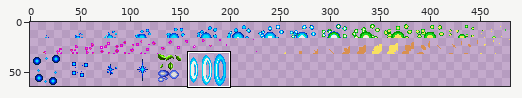
Two versions of one sprite sheet, gfx/common/particle.png. The first picture is a wide view before the edit; the outline marks the close-up.
Close-up. Before the edit:
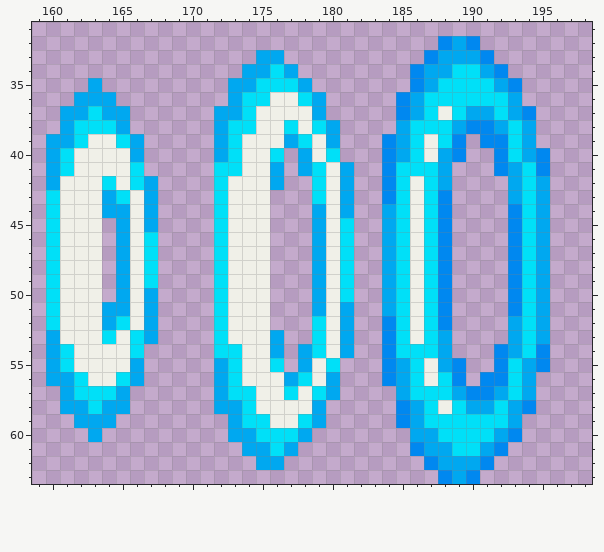
The file is 480x64 pixels. Shown: x 159..198, y 31..63.
After the commit:
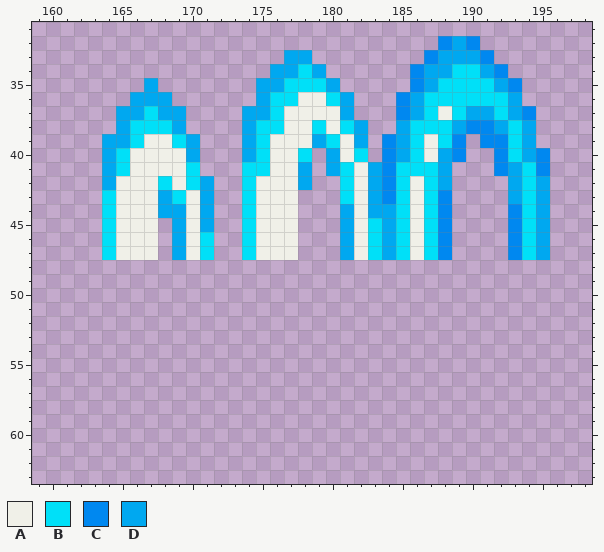
Palette (. is transparent): A #f0f0e8  B #00e0f8  C #0088f0  D #00a8f0
From old to new:
y 33: x 175..178 DD.. -> ..DD
y 34: x 174..176 DDB -> ..D; x 178..179 .. -> BD
y 35: x 163 D -> .; x 167 . -> D; x 173..176 DDBB -> ..DD; x 178..180 D.. -> BBD
y 36: x 162..164 DDD -> ...; x 166..168 ... -> DDD; x 173..181 DBBAABD.. -> ..DBBAABD
y 37: x 161..164 DDBD -> ....; x 166..169 .... -> DBDD; x 172..176 DDBAA -> ..DDB; x 179..181 D.. -> AAD
y 38: x 161..164 DBBB -> ....; x 166..169 .... -> BBBD; x 172..177 DBBAAB -> ..DBBA; x 180..182 D.. -> ABD
y 39: x 160..170 DDBAABD.... -> ....DDBAABD; x 172..175 DBAA -> ..DB; x 177..182 DBAD.. -> AADBAD
y 40: x 160..170 DBAAAAD.... -> ....DBAAAAD; x 172..182 DBAAB.DAB.. -> ..DBAAB.DAB
y 41: x 160..170 DBAAAAB.... -> ....DBAAAAB; x 172..177 BBAAD. -> ..BBAA; x 179..183 BAD.. -> .DBAD
y 42: x 160..164 DAAAB -> ....D; x 166..174 BD....BAA -> AABABD..B; x 176..183 D..BAD.. -> AAD..BAD
y 43: x 160..165 BAAADB -> ....BA; x 167..174 D....BAA -> ADBAD..B; x 176..177 .. -> AA; x 179..183 BAD.. -> ..BAD
y 44: x 160..165 BAAADD -> ....BA; x 167..174 D....BAA -> ADDAD..B; x 176..177 .. -> AA; x 179..180 DA -> ..; x 182..183 .. -> AD
y 45: x 160..165 BAAA.D -> ....BA; x 167 D -> A; x 169..174 ...BAA -> DAD..B; x 176..177 .. -> AA; x 179..183 DAB.. -> ..DAB
y 46..47: x 160..165 BAAA.D -> ....BA; x 167 B -> A; x 169..174 ...BAA -> DAB..B; x 176..177 .. -> AA; x 179..183 DAB.. -> ..DAB
y 48..49: x 160..163 BAAA -> ....; x 165..167 DAB -> ...; x 172..175 BAAA -> ....; x 179..181 DAB -> ...; x 184..188 DBABC -> .....; x 193..195 CBD -> ...
y 50: x 160..163 BAAA -> ....; x 165..167 DAD -> ...; x 172..175 BAAA -> ....; x 179..181 DAB -> ...; x 184..188 DBABC -> .....; x 193..195 CBD -> ...
y 51: x 160..167 BAAADDAD -> ........; x 172..175 BAAA -> ....; x 179..181 DAD -> ...; x 184..188 DBABC -> .....; x 193..195 CBD -> ...
y 52: x 160..167 BAAADBAD -> ........; x 172..175 BAAA -> ....; x 179..181 BAD -> ...; x 184..188 CBABC -> .....; x 193..195 DBD -> ...
y 53: x 160..167 DAAABABD -> ........; x 172..176 BAAAD -> .....; x 179..181 BAD -> ...; x 184..188 CBABD -> .....; x 193..195 DBD -> ...
y 54: x 160..166 DBAAAAB -> .......; x 172..176 BBAAD -> .....; x 178..181 DBAD -> ....; x 184..188 CBBBD -> .....; x 192..195 CDBC -> ....
y 55: x 160..166 DBAAAAD -> .......; x 172..176 DBAAB -> .....; x 178..180 DAB -> ...; x 184..189 CDBADC -> ......; x 192..195 CBDC -> ....
y 56: x 160..166 DDBAABD -> .......; x 172..180 DBAAADBAD -> .........; x 184..189 CDBABC -> ......; x 191..194 CCBD -> ....
y 57: x 161..165 DBBBD -> .....; x 172..180 DBBAABABD -> .........; x 185..194 DBBBDCCDBD -> ..........
y 58: x 161..165 DDBDD -> .....; x 172..179 DDBAAAAD -> ........; x 185..194 CDBABDDBDC -> ..........
y 59: x 162..164 DDD -> ...; x 173..179 DBBAABD -> .......; x 185..193 CDBBBBBBD -> .........
y 60: x 163 D -> .; x 173..178 DDBBBD -> ......; x 186..193 DDBBBBDC -> ........
y 61: x 174..177 DDBD -> ....; x 186..192 CDDBBDC -> .......
y 62: x 175..176 DD -> ..; x 187..191 CDDDC -> .....
y 63: x 188..190 CDC -> ...
Boxes around the changes in both close-ups, in picture pixels (x1, y1, x2, y2):
changed: (46, 50, 550, 484)
